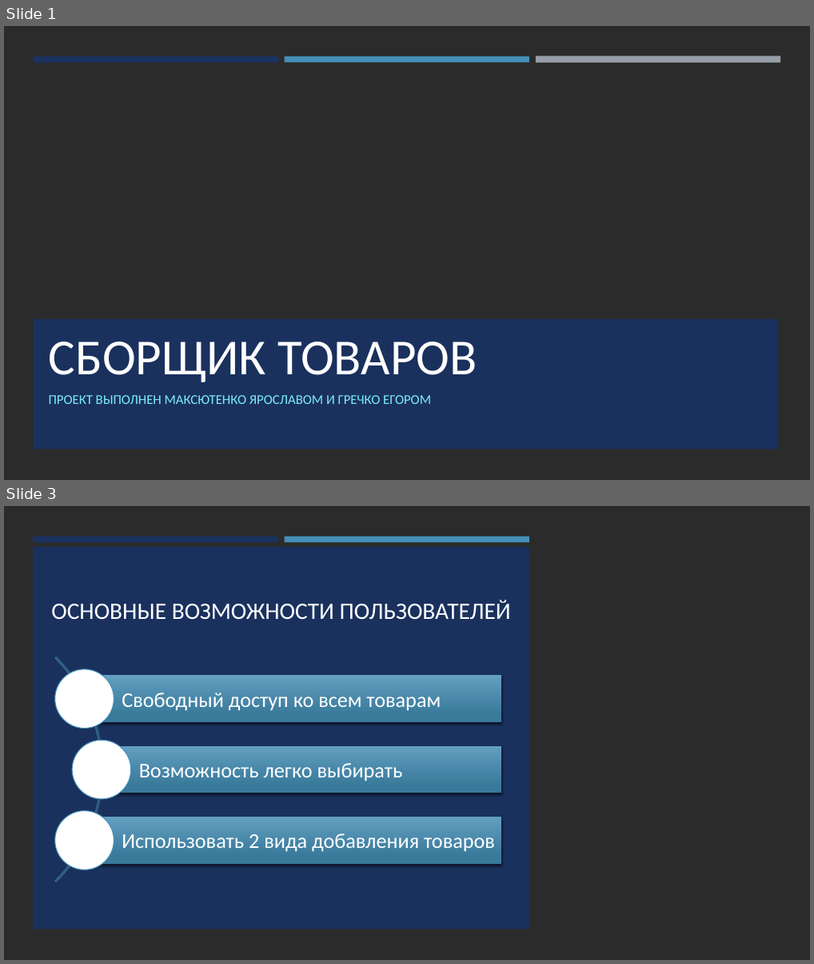
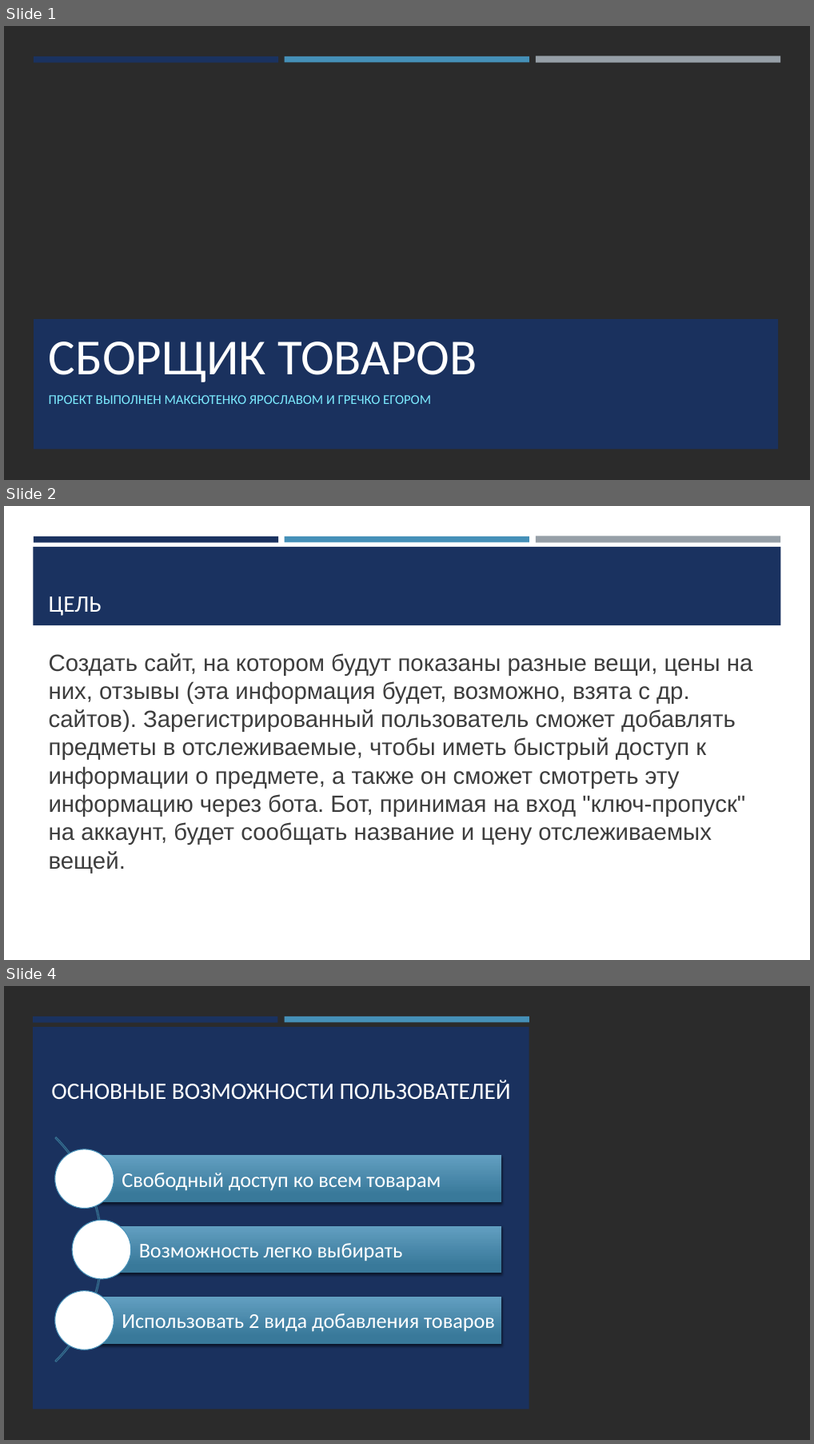
Before and after one commit to k0t404/website, a slide deck: Сборщик товаров.pptx. Shown one above the other, each under a label of ours: slides 1 and 3 before the commit, slides 1, 2 and 4 after it; the slides between them are not shown. The pictures are 814x964 and 814x1444 pixels, drawn with LibreOffice and Linux fonts; fonts in the diff are those of the drawing; background and template pictures are left out; a plain dark background stands for a picture behind light text. Boxes give left, top, right and bottom in pixels: in the first picture for what was removed or moved away, otherwise in the second. Text is boxed around its words. In the diff, an @@ line names an element or a change of style, - is before the commit and + after.

```diff
--- a/Сборщик товаров.pptx
+++ b/Сборщик товаров.pptx
@@ slide 2 added at <box>4,506,810,960</box>, background #FFFFFF @@
@@ rectangle added at <box>33,547,782,625</box>, fill #1A3260 @@
@@ rectangle added at <box>34,536,278,542</box>, fill #1A3260 @@
@@ rectangle added at <box>285,536,530,542</box>, fill #4590B8 @@
@@ rectangle added at <box>536,536,781,543</box>, fill #969FA7 @@
@@ title added at <box>49,596,102,616</box>, 28 pt, text #FFFFFF @@
+ЦЕЛЬ
@@ text added at <box>49,653,754,873</box>, 28 pt, text #3D3D3D @@
+Создать сайт, на котором будут показаны разные вещи, цены на них, отзывы (эта информация будет, возможно, взята с др. сайтов). Зарегистрированный пользователь сможет добавлять предметы в отслеживаемые, чтобы иметь быстрый доступ к информации о предмете, а также он сможет смотреть эту информацию через бота. Бот, принимая на вход "ключ-пропуск" на аккаунт, будет сообщать название и цену отслеживаемых вещей.
@@ what was slide 3 is now slide 4 @@
```
Also in this commit, not shown: 1 slide changed, 2 other slides added, 4 other files.
